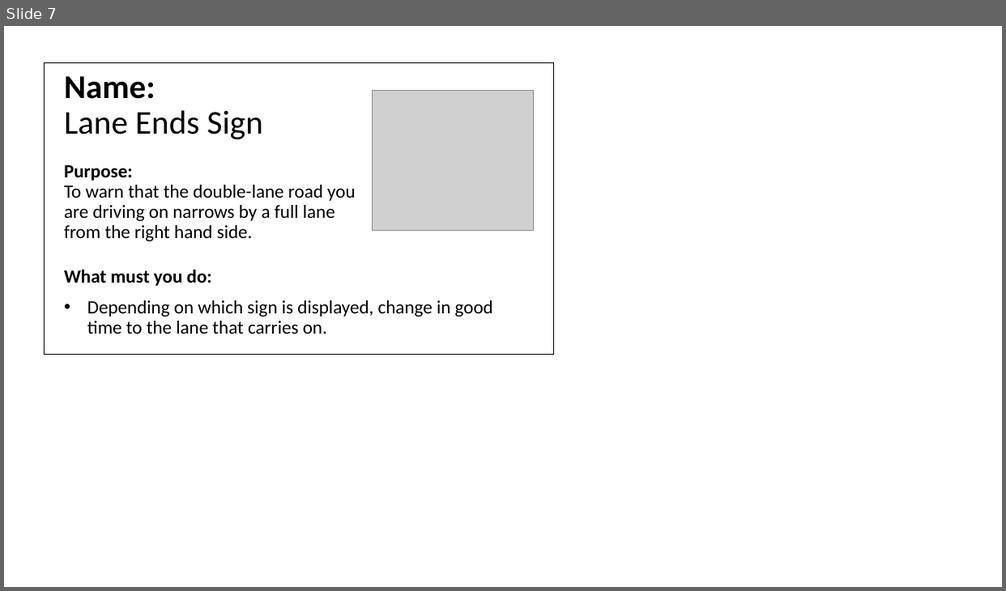
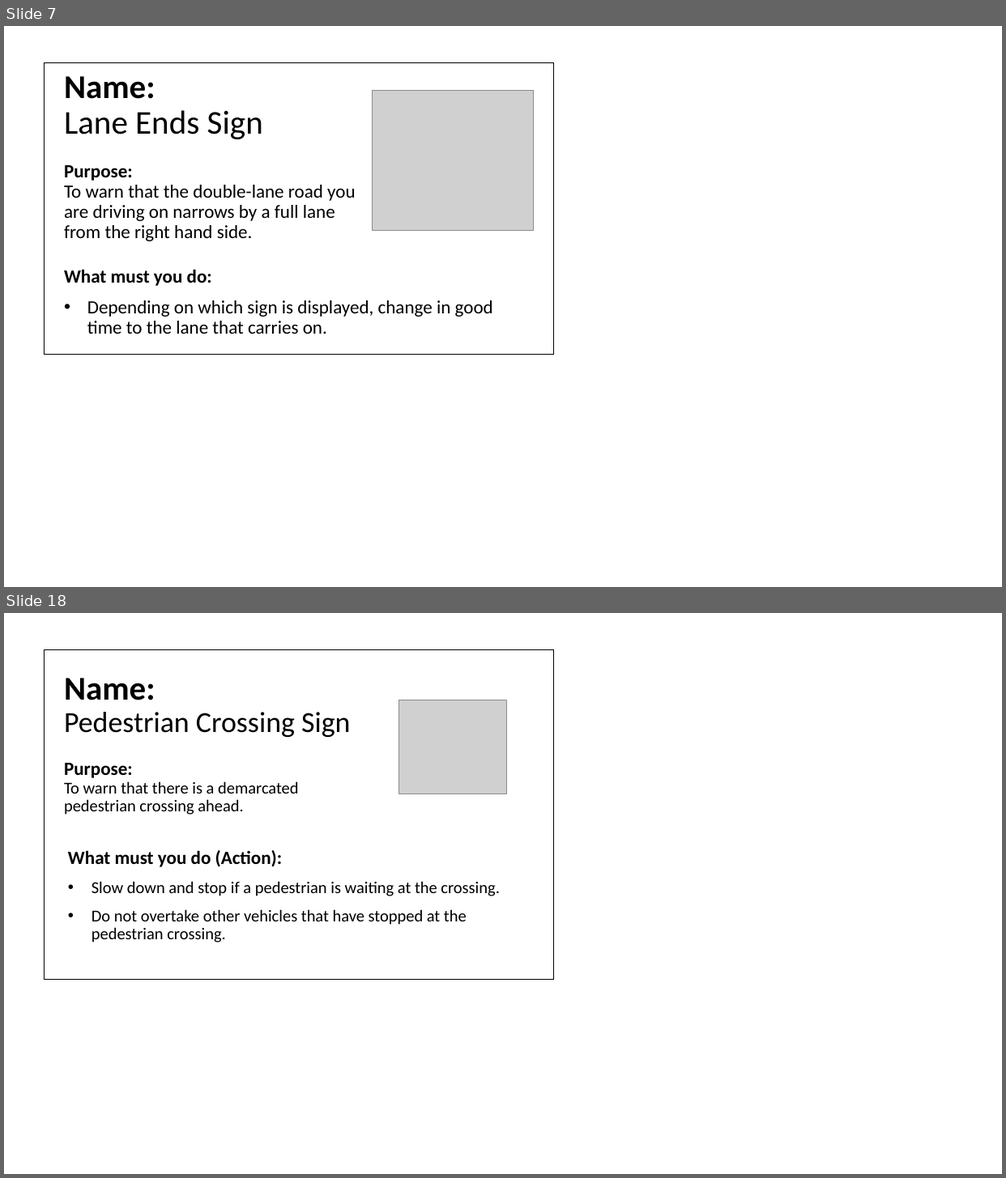
Before and after one commit to MosheRasetsoke/TrafficBot, a slide deck: images/ActualImages/Road Traffic Signs, Signals and Markings.pptx. Shown one above the other, each under a label of ours: slide 7 before the commit, slides 7 and 18 after it; the slides between them are not shown. The pictures are 1006x591 and 1006x1178 pixels, drawn with LibreOffice and Linux fonts; fonts in the diff are those of the drawing; grey boxes stand for pictures. Boxes give left, top, right and bottom in pixels: in the first picture for what was removed or moved away, otherwise in the second. Text is boxed around its words. In the diff, an @@ line names an element or a change of style, - is before the commit and + after.

```diff
--- a/images/ActualImages/Road Traffic Signs, Signals and Markings.pptx
+++ b/images/ActualImages/Road Traffic Signs, Signals and Markings.pptx
@@ slide 18 added at [4, 613, 1002, 1174], background #FFFFFF @@
@@ table added at [44, 649, 554, 980], 1 rows, 1 columns @@
+
@@ title added at [64, 678, 350, 815], 16 pt, text #000000 @@
+Name:
+Pedestrian Crossing Sign
+Purpose:
+To warn that there is a demarcated pedestrian crossing ahead.
@@ picture added at [399, 700, 507, 794] @@
@@ text added at [68, 850, 500, 943], 16 pt, text #000000 @@
+What must you do (Action):
+• Slow down and stop if a pedestrian is waiting at the crossing.
+• Do not overtake other vehicles that have stopped at the pedestrian crossing.
```
Also in this commit, not shown: 22 other slides added, 50 other files.
